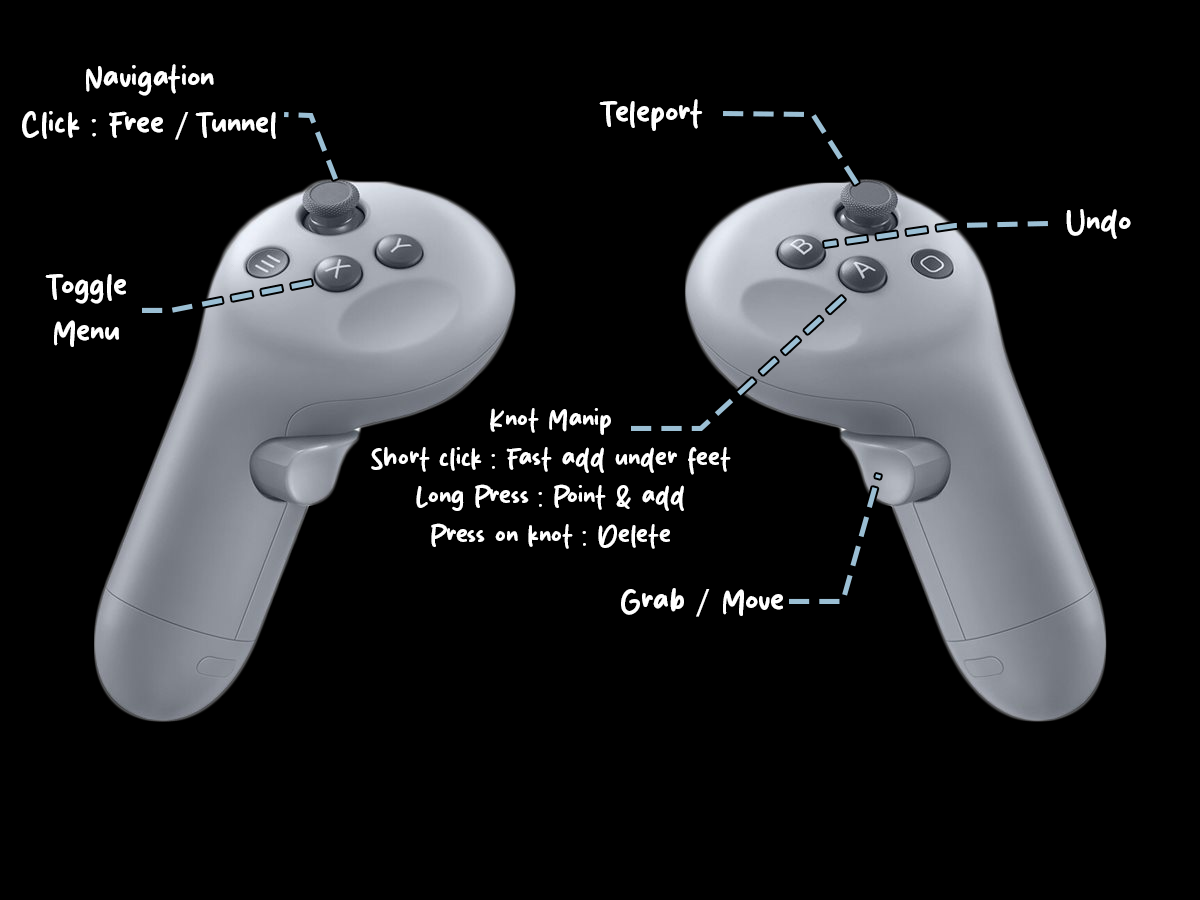
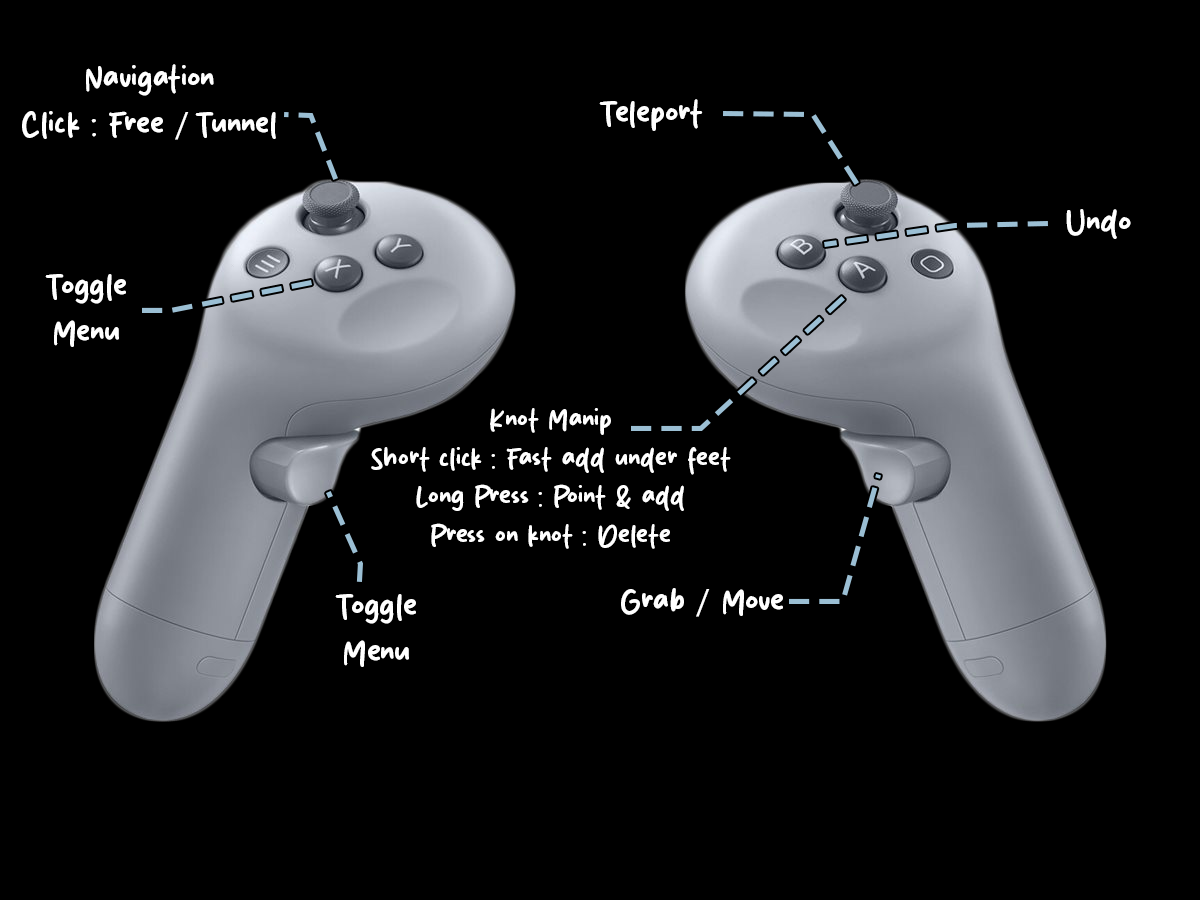
Layer changes from the first (1200, 900) image to the second:
added layer "Toggle Menu" (1st of 2) above "Toggle Menu" over [335, 594, 416, 667]
added layer "Shape 1" (5th of 7) above "Shape 1" over [326, 491, 363, 582]
